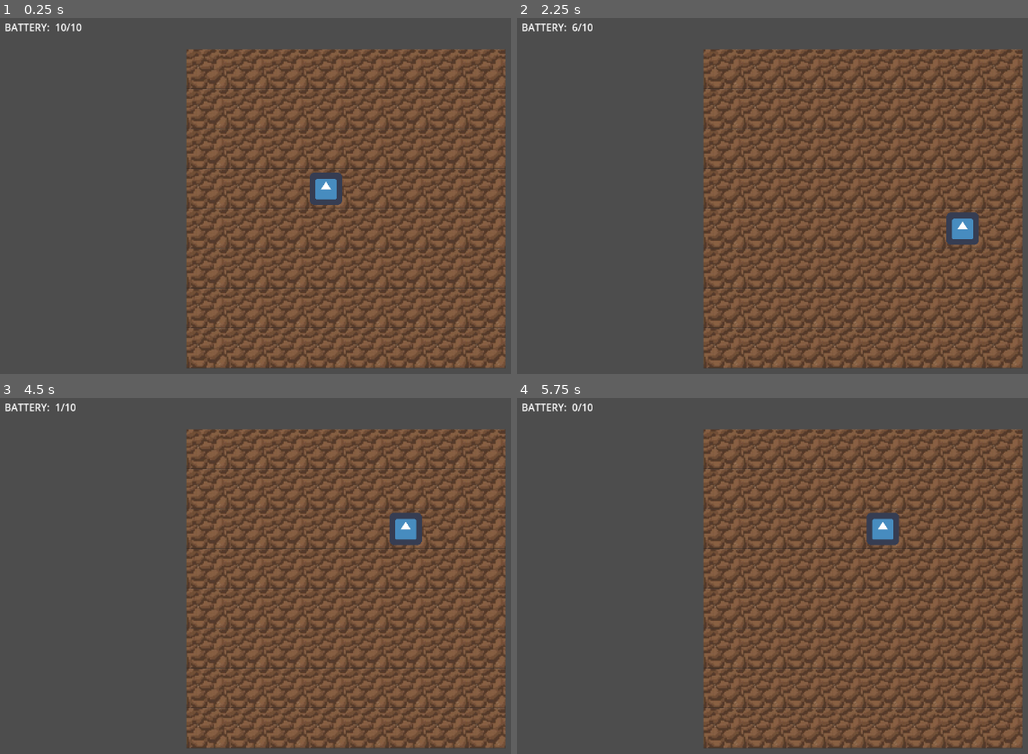
Above: before the commit, frames 1-4 (two rows, left to right).
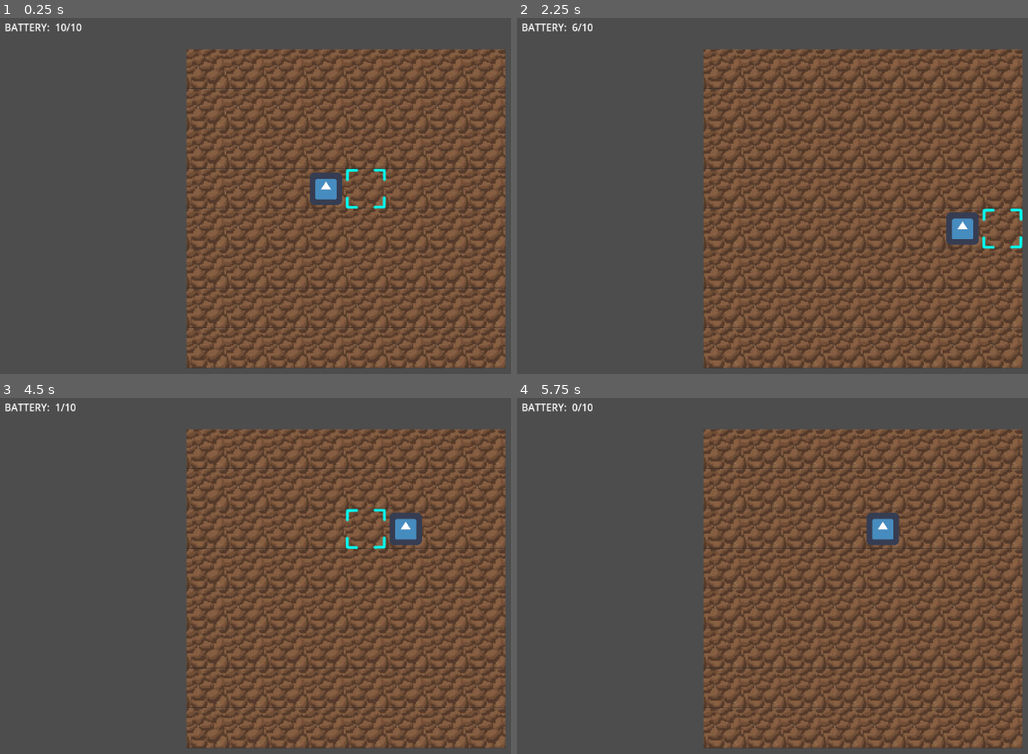
Above: after the commit, the same moments.

Repository: bardunbar/galway-game-jam-23
Game: Godot game, scene res://screens/game/game_scene.tscn
Two runs of this game, one before a commit and one after it. Both use one fixed random seed, a clock stepped at 60 frames per second and the inputs below. The engine's default icon, where the game draws it, is replaced by a stand-in: a white triangle on a blue panel in a dark square.
Inputs:
- Up to frame 1 (0.25 s): no input
- Up to frame 2 (2.25 s): tap Enter at 0.5 s; hold Right (move_right) 0.53-1.28 s; hold Down (move_down) 1.28-2.03 s; hold Right (move_right) from 2.03 s (still down)
- Up to frame 3 (4.5 s): release Right (move_right) at 2.78 s; hold Up (move_up) 2.78-3.53 s; hold Left (move_left) from 3.53 s (still down)
- Up to frame 4 (5.75 s): release Left (move_left) at 5.03 s; hold Down (move_down) from 5.03 s (still down)

The runs differ from the first frame. In frame 1, 0.2% of the frame differs, in the area x 67-76%, y 42-54%; in frame 2, 0.2%, in the area x 91-99%, y 53-65%; in frame 3, 0.2%; in frame 4, nothing differs.

Commit message:
adding tile highlighting

Diff:
--- a/project/screens/game/grid/grid.gd
+++ b/project/screens/game/grid/grid.gd
@@ -21,6 +21,8 @@
 
 
 func get_tile(x: int, y: int) -> Tile:
+	if !is_valid_tile_loc(x, y):
+		return null
 	var row = current_tiles[y]
 	if (row):
 		return row[x]
@@ -35,6 +37,9 @@
 	return get_tile(startingGridLocation.x, startingGridLocation.y).global_position
 
 func canMove(x: int, y: int) -> bool:
+	return is_valid_tile_loc(x, y)
+
+func is_valid_tile_loc(x: int, y: int) -> bool:
 	return x >= 0 and x < grid_width and y >= 0 and y < grid_height
 
 func initialize(inGame: GameScript):
--- a/project/screens/game/grid/tile.tscn
+++ b/project/screens/game/grid/tile.tscn
@@ -1,15 +1,17 @@
-[gd_scene load_steps=5 format=3 uid="uid://hv7ajecc3s74"]
+[gd_scene load_steps=6 format=3 uid="uid://hv7ajecc3s74"]
 
 [ext_resource type="Script" uid="uid://defb5quso33t0" path="res://screens/game/grid/tile.gd" id="1_6oxcn"]
 [ext_resource type="Texture2D" uid="uid://ov17un2vb3t7" path="res://assets/textures/earth_placeholder_texture.png" id="2_xi6y3"]
 [ext_resource type="Texture2D" uid="uid://dltlvfkk1u64c" path="res://assets/textures/water_placeholder_texture.png" id="3_3sxbs"]
 [ext_resource type="Texture2D" uid="uid://bsabv8nsvw1q8" path="res://assets/textures/toxic_placeholder_texture.png" id="4_ylbef"]
+[ext_resource type="Texture2D" uid="uid://baha6cyrx3v11" path="res://assets/textures/TileHighlight.png" id="5_ylbef"]
 
 [node name="Tile" type="Node2D"]
 script = ExtResource("1_6oxcn")
 ground_texture = ExtResource("2_xi6y3")
 water_texture = ExtResource("3_3sxbs")
 toxic_texture = ExtResource("4_ylbef")
+highlight_texture = ExtResource("5_ylbef")
 
 [node name="CurrentTexture" type="Sprite2D" parent="."]
 scale = Vector2(0.994417, 1)
--- a/project/screens/game/player.gd
+++ b/project/screens/game/player.gd
@@ -34,7 +34,7 @@
 
 	tile_size = game.grid.tile_size
 	curActionPoints = game.action_points
-	set_faced_tile_highlight()
+	set_faced_tile_highlight(true)
 
 func use_action_points(count: int):
 	curActionPoints = max(curActionPoints - count, 0)
@@ -46,7 +46,7 @@
 	if curActionPoints <= 0:
 		ready_to_blink.emit()
 	else:
-		set_faced_tile_highlight()
+		set_faced_tile_highlight(true)
 
 func _process(delta: float) -> void:
 	processInput()
@@ -70,7 +70,7 @@
 			else:
 				var newGridPosition = gridPosition + movementDirection
 				if game.grid.canMove(newGridPosition.x, newGridPosition.y):
-					clear_faced_tile_highlight()
+					set_faced_tile_highlight(false)
 					use_action_points(1)
 					gridPosition = newGridPosition
 					targetPosition = game.grid.get_tile(newGridPosition.x, newGridPosition.y).global_position
@@ -80,16 +80,15 @@
 
 func orientTo(newOrientation: Vector2):
 	# TODO: rotate sprite
-	clear_faced_tile_highlight()
+	set_faced_tile_highlight(false)
 	orientation = newOrientation
 	curAction = ACTION_TYPE.ROTATE
 	return
 
-func clear_faced_tile_highlight():
-	return
-
-func set_faced_tile_highlight():
-	return
+func set_faced_tile_highlight(is_highlighted):
+	var faced_tile = get_facing_tile()
+	if faced_tile != null:
+		faced_tile.highlight_tile(is_highlighted)
 
 func get_facing_tile():
 	var faced_tile_position = gridPosition + orientation
